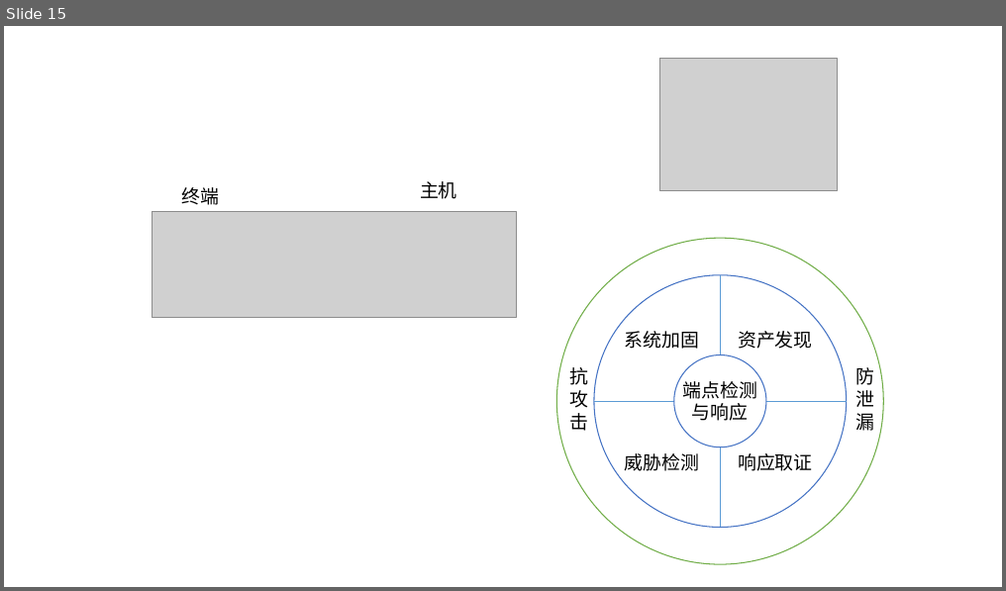
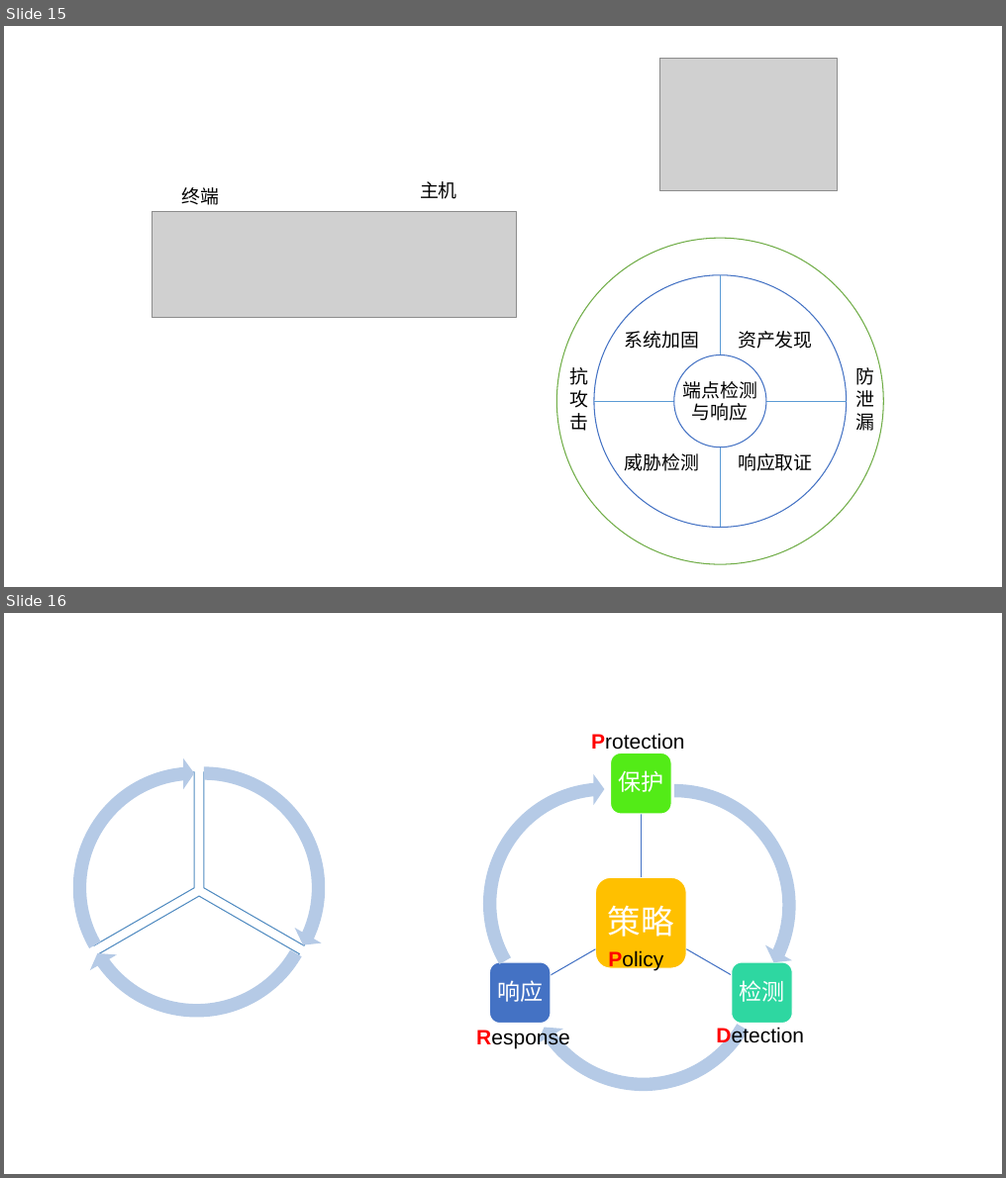
Before and after one commit to xiejava1018/xiejavaimagesrc, a slide deck: images/2022/画图.pptx. Shown one above the other, each under a label of ours: slide 15 before the commit, slides 15 and 16 after it. The pictures are 1006x591 and 1006x1178 pixels, drawn with LibreOffice and Linux fonts; fonts in the diff are those of the drawing; grey boxes stand for pictures. Boxes give left, top, right and bottom in pixels: in the first picture for what was removed or moved away, otherwise in the second. Text is boxed around its words. In the diff, an @@ line names an element or a change of style, - is before the commit and + after.

```diff
--- a/images/2022/画图.pptx
+++ b/images/2022/画图.pptx
@@ slide 16 added at (x1=4, y1=613, x2=1002, y2=1174), background #FFFFFF @@
@@ group added at (x1=64, y1=759, x2=334, y2=1026): 3 pie slice (boxed as its full ellipse)s, 3 circular arrows @@
@@ text added at (x1=591, y1=733, x2=685, y2=750), 20 pt, text #000000 @@
+Protection
@@ circular arrow added at (x1=474, y1=774, x2=734, y2=1034), fill #B5CBE7 @@
@@ circular arrow added at (x1=545, y1=775, x2=804, y2=1035), fill #B5CBE7 @@
@@ circular arrow added at (x1=513, y1=840, x2=773, y2=1100), fill #B5CBE7 @@
@@ text added at (x1=608, y1=951, x2=663, y2=971), 20 pt, text #000000 @@
+Policy
@@ group added at (x1=490, y1=753, x2=792, y2=1023): 4 rounded rectangles, 4 texts, 3 freeform shapes @@
+策略
+保护
+检测
+响应
@@ text added at (x1=476, y1=1028, x2=570, y2=1049), 20 pt, text #000000 @@
+Response
@@ text added at (x1=716, y1=1026, x2=804, y2=1047), 20 pt, text #000000 @@
+Detection
```
Also in this commit, not shown: 2 other files.
